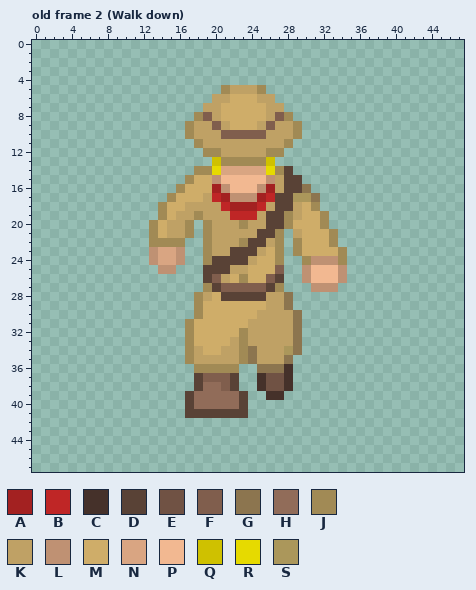
Pixel-art file: .gdignore/Aseprite/Explorer chop animation.aseprite. Above is the file before it was changed.
48x48 pixels, 39 frames. Shown: old frame 2 (Walk down). The commit also changed other frames, which this record leaves out.
Visible layers, top first: "Machete", "bg".
Palette (. is transparent): A #a32121  B #bf2626  C #45312a  D #594236  E #705244  F #805e4d  G #8c754f  H #916c59  J #a18a55  K #bfa165  L #bf9173  M #cfad69  N #d9a582  P #f2b891  Q #cfc100  R #e6da00  S #ab975b
Pixels before, old frame 2 (Walk down), first column x 13:
 5 ........JKKKJ.........
 6 .......KKMMMKK........
 7 ......KKMMMMMKK.......
 8 .....JFKMMMMMKFJ......
 9 ....JKKFKMMMKFKKJ.....
10 ....JKKKFFFFFKKKJ.....
11 .....JKKKKKKKKKJ......
12 ......JJKKKKKJJ.......
13 .......QJJJJJQ........
14 .....JJRNNNNNRJD......
15 ....JMMLPPPPPLKDD.....
16 ...JMMMALPPPLAKDDG....
17 ..JMMMKBALLLABDDSSG...
18 .JMMKKKKBAAABKDDKMJ...
19 .JMKKJKKKBBBKDDJKMMJ..
20 JMKKJ.JKKKJKKDDJMMMJ..
21 JMKKJ.JKKKKKDDJ.KMMMJ.
22 JJJJ..JKKKJDDKJ.JMMMJ.
23 LNNL..JKKDDDKMJ.JMMMMJ
24 LNNL..JDDDDKMMJ..JLLLJ
25 .LL...DDDKKMMMF..LPPPL
26 ......DFKMJMMFD..LPPPL
27 ......JDFFFFFDJ...LLL.
28 .....JKMDDDDDKKG......
29 .....JMMMMMMMKKG......
30 .....JMMMMMMKKKKG.....
31 ....JMMMMMMKKKKKG.....
32 ....JMMMMMJKKKKKG.....
33 ....JMMMMKJKKKKKG.....
34 ....JKMMKKJGKKKSG.....
35 ....JKKKKKJGKKKG......
36 .....JJJJJ..GGGC......
37 .....DFFFD..CEEC......
38 .....DHHFD..CEEC......
39 ....DHHHHHD..CC.......
40 ....DHHHHHD...........
41 ....DDDDDDD...........
The same view after the edit:
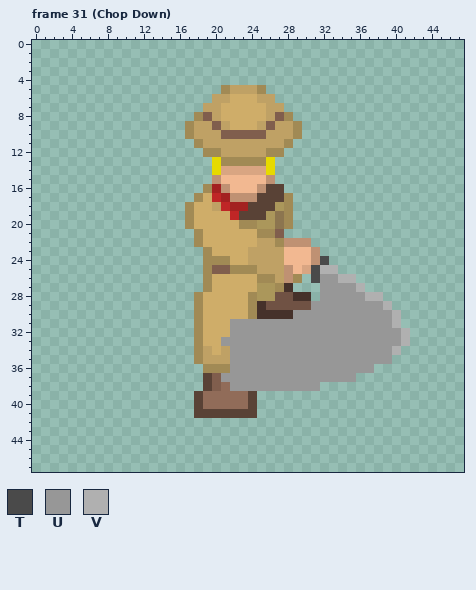
Colours new in this view: T #4a4a4a  U #979797  V #b0b0b0
A new or re-ordered frame is compared with the old frame closest to it.
Commit message: Day 2 WIP right facing chop anim updates
Difference:
layer "Ed" added
layer "Machete" removed
frames re-ordered
Changed rows in their new state; - is an unchanged pixel.
Frame 31 (Chop Down) against old frame 2 (Walk down):
first column x 13:
13 -------R-----R---------------
14 -----..-------..-------------
15 ----...-------...------------
16 ---...J------DD...-----------
17 --...JM-----DD-J...----------
18 -...JMM----DDDSJ...----------
19 -...JMMMM-DDDSG-....---------
20 ....-MMMMM-JSSG-....---------
21 .....JMMMMMMJJF-.....--------
22 ....-JMMMMMMK--LLL...--------
23 ....---MMMMK-KKPPPL...-------
24 ....---JJMM-KKKPPP-T..-------
25 -..---JFFJJJKKKLPNTVV.-------
26 ------JMM-M-JJKLJ.TUUVV------
27 -------MMMMMSS-C--.UUUUV-----
28 ------M-MMMJSSEECC-UUUUUVV---
29 -----------JCEEEEEUUUUUUUUV--
30 -----------JCCCCUUUUUUUUUUUV-
31 ----.J---UUUUUUUUUUUUUUUUUUV-
32 ----.J---UUUUUUUUUUUUUUUUUUUV
33 ----.J--UUUUUUUUUUUUUUUUUUUUV
34 ----.JK--UUUUUUUUUUUUUUUUUUV-
35 ----.J---UUUUUUUUUUUUUUUUUU--
36 -----.---UUUUUUUUUUUUUUUU----
37 -----.D-UUUUUUUUUUUUUUU------
38 -----.DFHUUUUUUUUUU----------
39 ----.D----HD-..--------------
40 ----.D----HD-----------------
41 ----.------D-----------------
